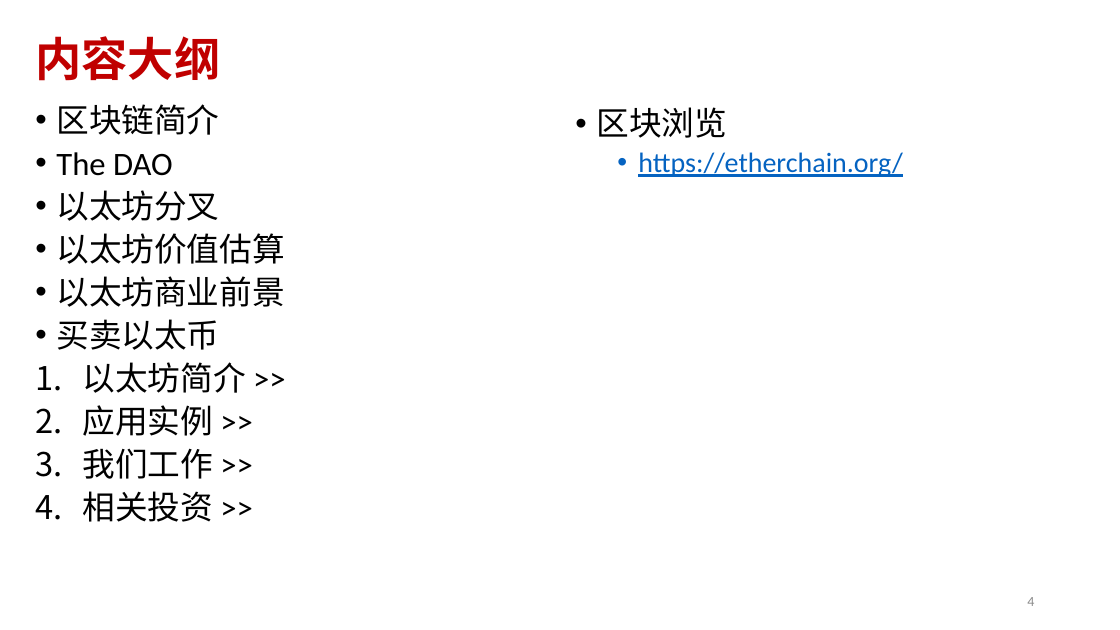
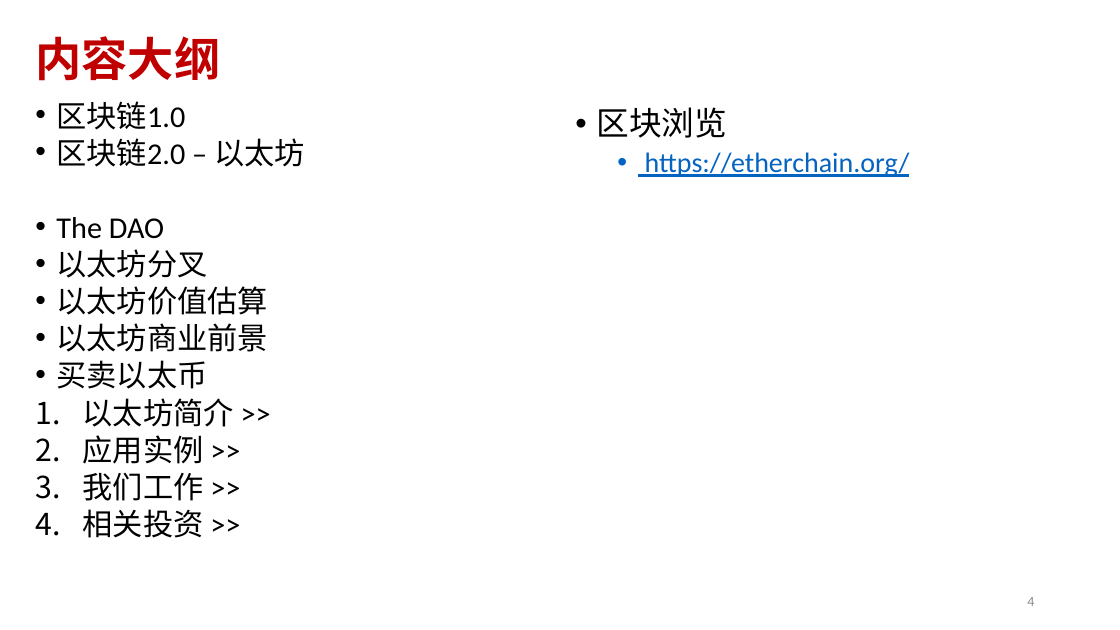
Before and after one commit to andyplusplus/blockchain, a slide deck: slide 4 of how_bitcoin_works_2/bc_1_blockChain.pptx. Drawn at 1120x630 pixels with LibreOffice and Linux fonts; fonts in the diff are those of the drawing; background and template pictures are left out. Boxes give left, top, right and bottom in pixels: in the first picture for what was removed or moved away, otherwise in the second. Text is boxed around its words. In the diff, an @@ line names an element or a change of style, - is before the commit and + after.

```diff
--- a/how_bitcoin_works_2/bc_1_blockChain.pptx
+++ b/how_bitcoin_works_2/bc_1_blockChain.pptx
@@ text at [56,101,305,167]: text changed; size 28 to 25.9 pt @@
-• 区块链简介
+• 区块链1.0
+• 区块链2.0 – 以太坊
@@ text "区块浏览" rewrapped from [596,107,903,177] to [596,107,910,177] @@
@@ text at [56,217,268,538]: size 28 to 25.9 pt in "The DAO", "以太坊分叉", "以太坊价值估算", "以太坊商业前景" and 5 more places; line spacing 0.8 to 0.7 @@
```
Also in this commit, not shown: 5 other slides changed, 15 slides added, 2 slides removed, 2 other files.
